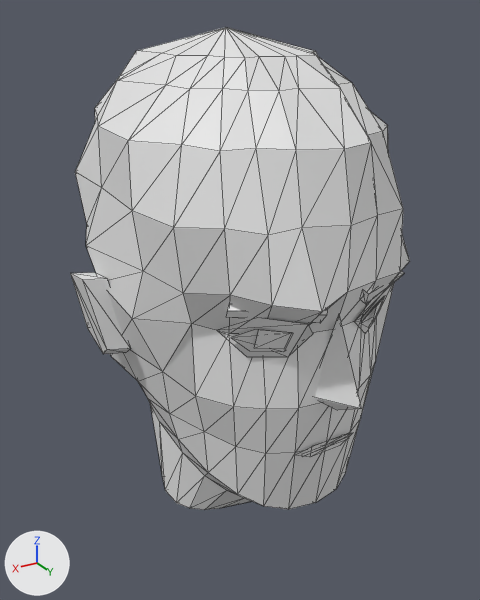
One commit to the glTF model assets/gear/head_captive.glb: the scene before it, then after it.
One viewpoint serves both versions: a 50 mm camera at (0.204, 0.351, 0.279) aimed at (-0.001, 0.01, 0.108). Every picture has the same lights, and +X, +Y and +Z are marked at lower left. The picture after the commit comes second. Mesh edges are drawn as thin lines. Vertices at exactly the same position are counted once.

In view in the first picture: 'head_captive'.
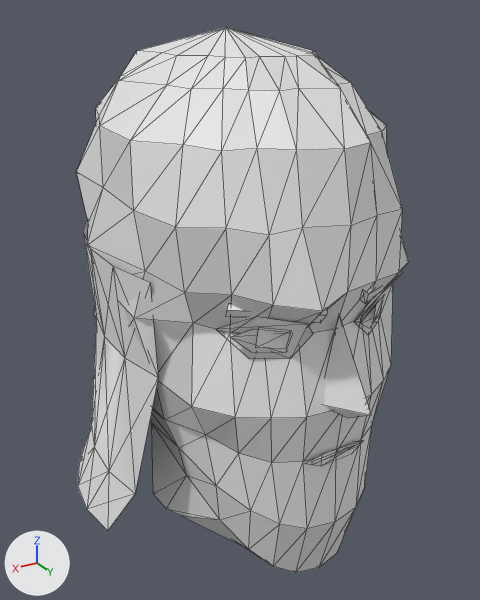
Changed parts and their boxes [x1, y1, x2, y2] in the pictures (480 x 600 px; the box of a moved part takes in the faces that stretch with it):
'head_captive', reshaped (13% taller): before [70, 27, 410, 510]; after [77, 27, 409, 573]
part 1 of me_head_captive, added: after [78, 219, 158, 530]
part 2 of me_head_captive, deleted: before [70, 272, 130, 354]
part 3 of me_head_captive, moved or reshaped: before [75, 51, 410, 487]; after [77, 51, 409, 466]

Patch to the scene script:
```diff
--- a/assets/gear/head_captive.glb.py
+++ b/assets/gear/head_captive.glb.py
@@ me_head_captive @@
 # used by ob_head_captive; location = (0.0, 0.0, 0.0)
-me_head_captive.from_pydata(...)  # 305 vertices, 516 faces; spans x -0.096..0.096, y -0.125..0.133, z -0.038..0.272
+me_head_captive.from_pydata(...)  # 345 vertices, 658 faces; spans x -0.105..0.105, y -0.13..0.14, z -0.039..0.272
+# me_head_captive part 1: a new loose piece of 60 vertices spanning x -0.105..0.105, y -0.13..0.051, z -0.039..0.151
+# me_head_captive part 2: the loose piece of 10 vertices spanning x 0.07..0.096, y -0.038..0.004, z 0.078..0.136 is deleted
+# me_head_captive part 3
+# 27 vertices in x 0.024..0.088, y -0.102..0.089, z 0.016..0.245 move by (-0.001, 0.0, 0.0)
+# 24 vertices in x -0.087..-0.021, y -0.106..0.099, z 0.016..0.245 move by (0.001, 0.0, 0.0)
+# 9 vertices in x -0.057..0.054, y 0.086..0.101, z 0.135..0.144 move by (0.0, -0.001, 0.0)
+# 8 vertices in x -0.02..0.02, y 0.034..0.114, z -0.034..0.086 move by (0.0, 0.009, 0.0)
+# 4 vertices in x -0.062..-0.025, y -0.092..-0.053, z 0.017..0.055 move by (0.002, 0.0, 0.0)
+# 4 vertices in x -0.031..0.031, y 0.09..0.098, z 0.01..0.013 move by (0.0, 0.018, 0.0)
+# 107 vertices move from x -0.081..0.086, y -0.098..0.133, z -0.034..0.245 to x -0.08..0.085, y -0.098..0.14, z -0.036..0.245
+# other edits to the shape of me_head_captive do not show in these pictures
```
